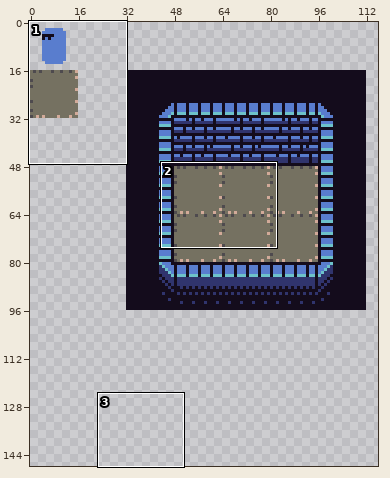
Sprite sheet, stored at res/images/spritesheet.png. The picture above shows the old version from afar; the outline marks the close-up.
Close-up. Before the commit:
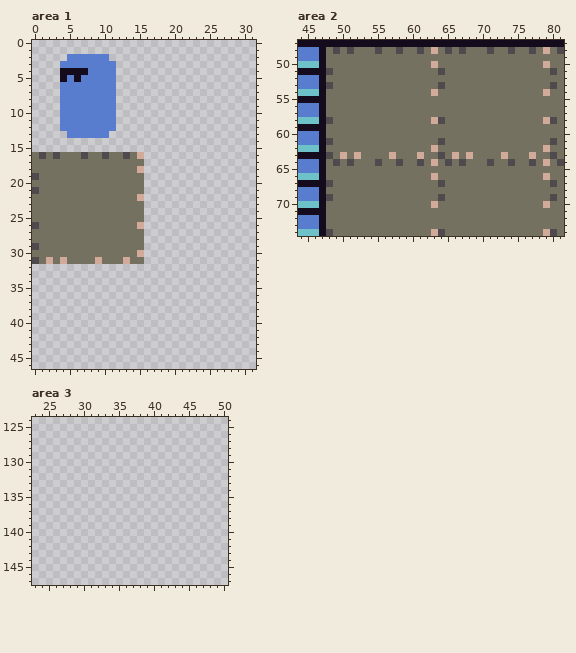
The file is 160x160 pixels. Shown: area 1: x 0..31, y 0..46; area 2: x 44..81, y 47..74; area 3: x 23..50, y 124..147. The wide view leaves out empty margins.
After the commit:
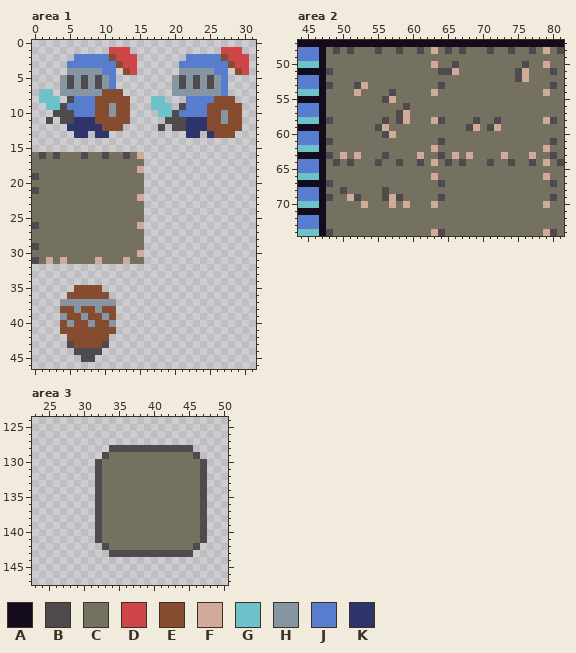
Palette (. is transparent): A #140c1c  B #4e4a4e  C #757161  D #d04648  E #854c30  F #d2aa99  G #6dc2ca  H #8595a1  J #597dce  K #30346d
What changed:
Changed rows in their new state; - is an unchanged pixel.
Area 1:
first column x 1:
 1 ----------DDD-------------DDD-
 2 ----.-----EDDD-------JJJJJEDDD
 3 ---.-------EDD------JJJJJJJEDD
 4 ---.HHHHH---ED------HHHHHJJ-ED
 5 ---HBHBHBH---------HBHBHBHJ---
 6 ---HBHBHBH---------HBHBHBHJ---
 7 GG-HHHHHHEEE-------HHHHHHHJ---
 8 GGG.B---EEEEE---GG---JJJJEEE--
 9 -GGB----EEHEE---GGG-BJJJEEEEE-
10 --BBB---EEHEE----GGBJJJJEEHEE-
11 -B-BBKKKEEEEE-----BBBKKKEEHEE-
12 ---.KKKKKEEE-----B-BBKKKEEEEE-
13 ----.KK.KK-----------KK-KEEE--
first column x 4:
35 --EEEE--
36 -EEEEEE-
37 HHHHHHHH
38 EEHEEHEE
39 HEEHEEHE
40 EHEEHEEH
41 EEEEEEEE
42 -EEEEEE-
43 -BEEEEB-
44 --BBBB--
45 ---BB---
Area 2:
first column x 52:
50 --------------B---------B
51 -------------BF--------BF
52 -----------------------BF
53 BF-----------------------
54 F----B-------------------
55 ----BF-------------------
56 -------B-----------------
57 ------BF-----------------
58 ----B-BF---------B--B----
59 ---BF-----------BF-BF----
60 ----BF-------------------
63 ----BC-------------------
first column x 50:
68 B-----B---
69 -FB---BFB-
70 ---F---F-F
Area 3:
first column x 32:
128 --BBBBBBBBBBBB--
129 -BCCCCCCCCCCCCB-
130 BCCCCCCCCCCCCCCB
131 BCCCCCCCCCCCCCCB
132 BCCCCCCCCCCCCCCB
133 BCCCCCCCCCCCCCCB
134 BCCCCCCCCCCCCCCB
135 BCCCCCCCCCCCCCCB
136 BCCCCCCCCCCCCCCB
137 BCCCCCCCCCCCCCCB
138 BCCCCCCCCCCCCCCB
139 BCCCCCCCCCCCCCCB
140 BCCCCCCCCCCCCCCB
141 BCCCCCCCCCCCCCCB
142 -BCCCCCCCCCCCCB-
143 --BBBBBBBBBBBB--
Pixel boxes of the changes (left, top, right, bottom) in both close-ups:
changed: (39, 47, 249, 138)
added: (60, 285, 116, 362)
changed: (445, 61, 459, 75)
changed: (515, 61, 529, 82)
changed: (354, 82, 410, 159)
changed: (466, 117, 501, 131)
changed: (340, 187, 410, 208)
added: (95, 445, 207, 557)
